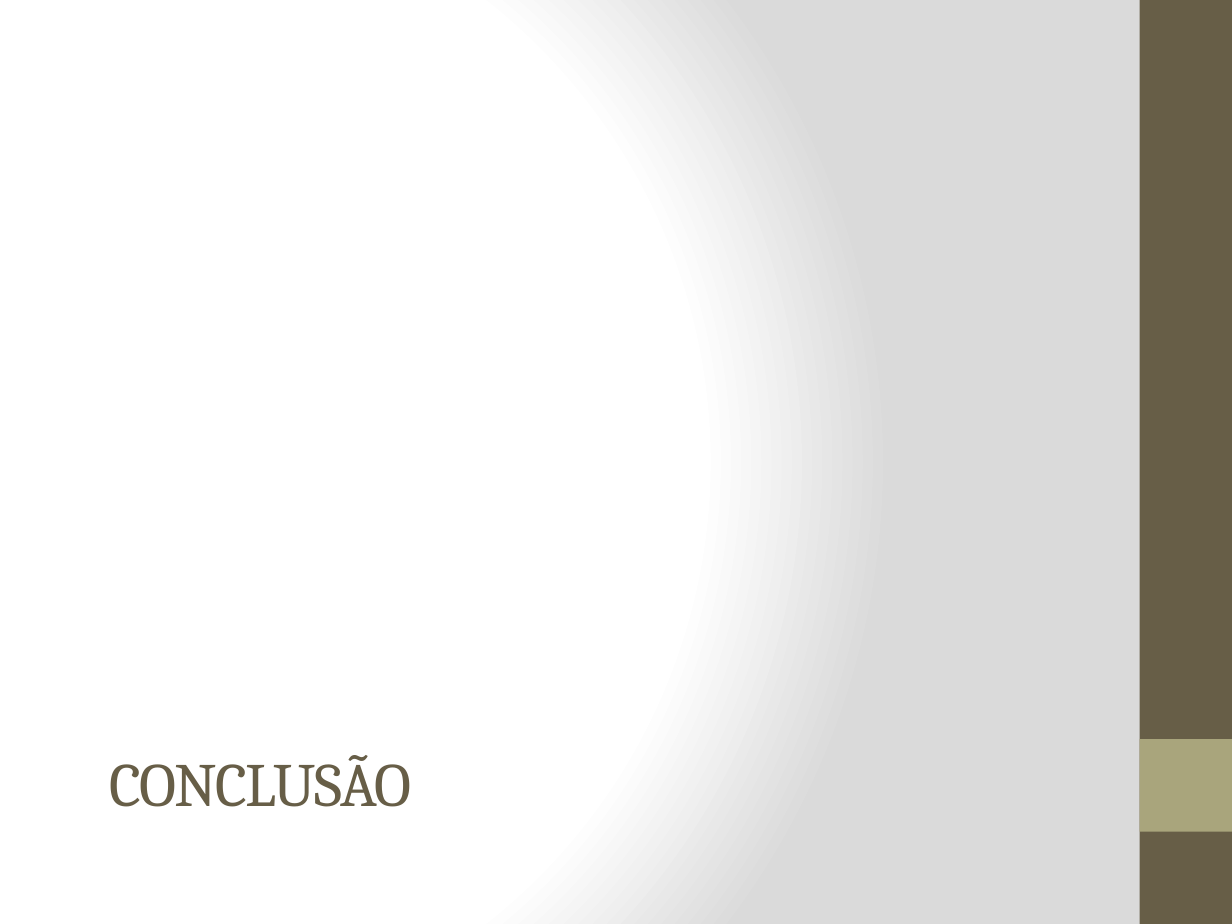
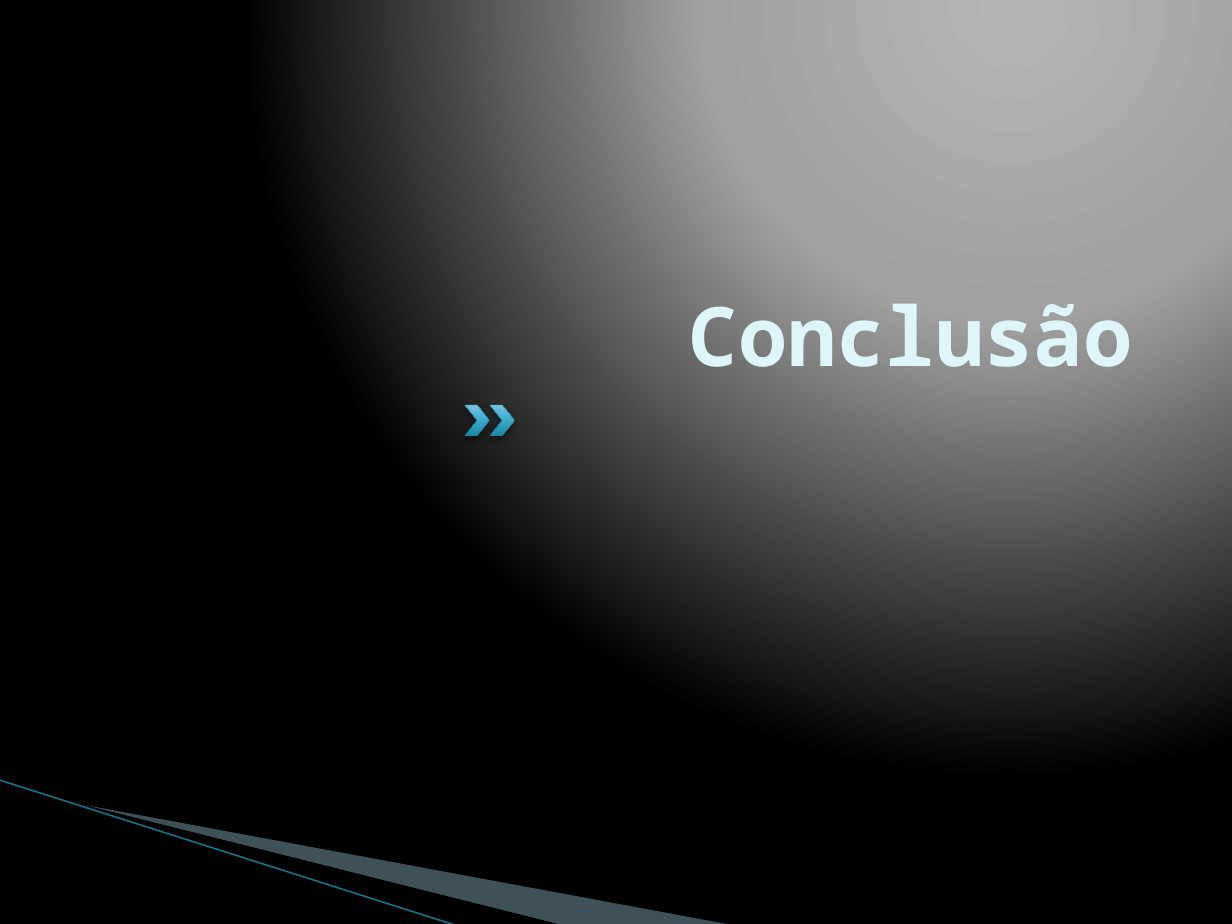
Before and after one commit to badershs/mips-assembler-unb, a slide deck: slide 26 of seminario/Interface entre C e Assemby 8085.pptx (slide 19 before the commit). Drawn at 1232x924 pixels with LibreOffice and Linux fonts; fonts in the diff are those of the drawing; background and template pictures are left out. Boxes give left, top, right and bottom in pixels: in the first picture for what was removed or moved away, otherwise in the second. Text is boxed around its words. In the diff, an @@ line names an element or a change of style, - is before the commit and + after.

```diff
--- a/seminario/Interface entre C e Assemby 8085.pptx
+++ b/seminario/Interface entre C e Assemby 8085.pptx
@@ background gradient #FFFFFF to #DADADA to gradient #B4B4B4 to #A2A2A2 to #000000 @@
@@ rectangle removed at bbox=[1140, 0, 1232, 924] @@
@@ title "Conclusão" at bbox=[689, 303, 1132, 388]: vertical alignment top to bottom @@
@@ title at bbox=[689, 303, 1132, 388]: text changed; size 36 to 48 pt; font Cambria to Noto Sans Mono; text colour #675E47 to #DEF5FA; bold on @@
-CONCLUSÃO
+Conclusão
@@ chevron added at bbox=[464, 405, 489, 436], fill gradient #158BA8 to #51B8D9 to #80C3DD, outline #21788D 0.25 pt @@
@@ chevron added at bbox=[490, 405, 515, 436], fill gradient #158BA8 to #51B8D9 to #80C3DD, outline #21788D 0.25 pt @@
@@ rectangle removed at bbox=[1140, 739, 1232, 832] @@
@@ line added from (0, 780) to (457, 924), #97C5D8 0.95 pt @@
@@ freeform shape added at bbox=[65, 800, 563, 924], fill #000000 @@
@@ freeform shape added at bbox=[68, 801, 733, 924], fill #A0CBDC at 40% opacity @@
```
Also in this commit, not shown: 18 other slides changed, 9 slides added, 2 slides removed.
